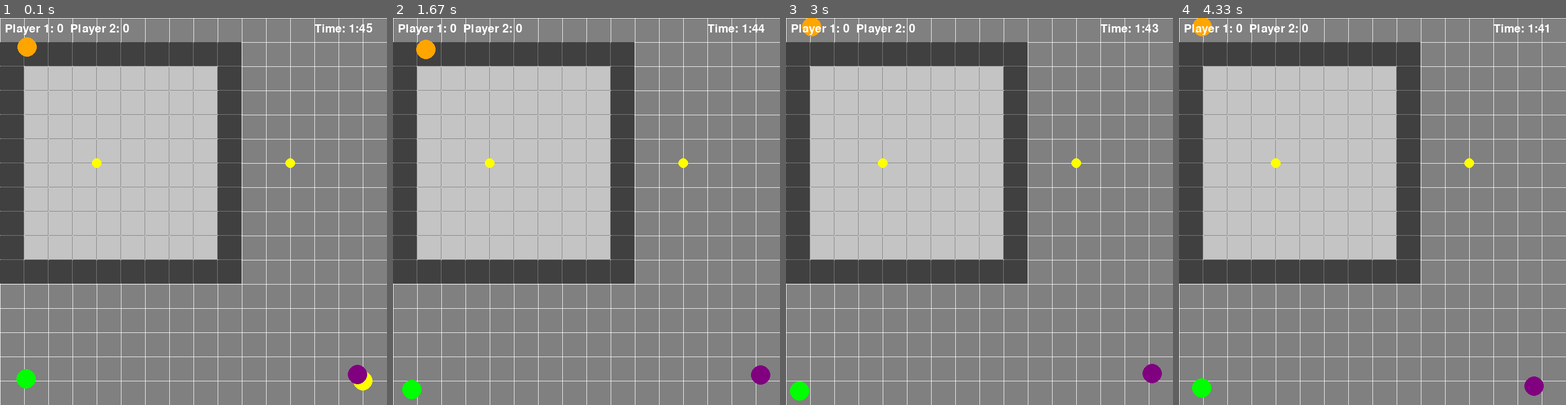
Above: before the commit, frames 1-4 (left to right).
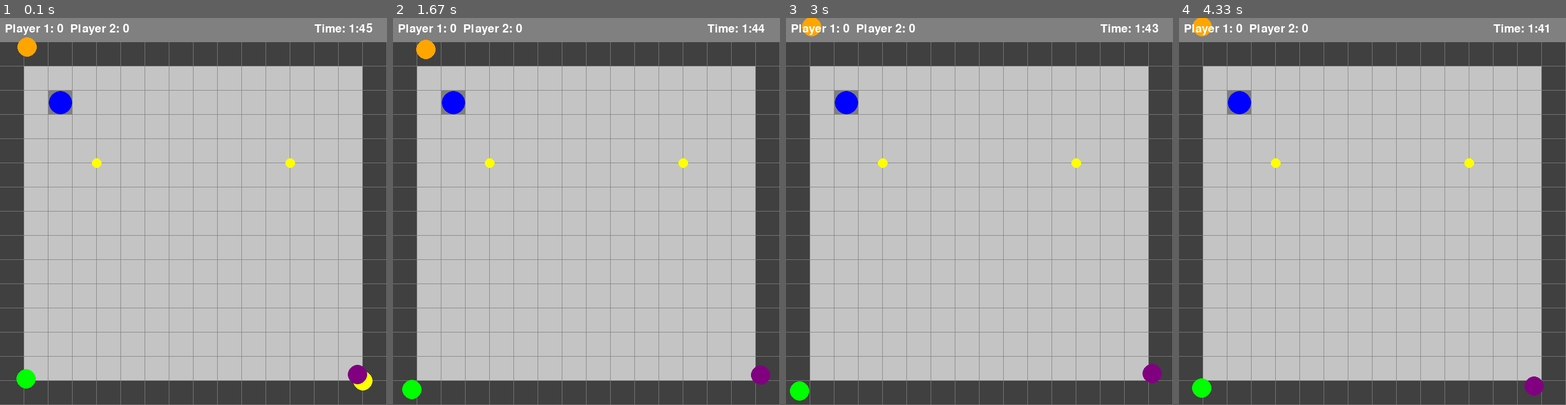
Above: after the commit, the same moments.

Repository: DocD-12/Blocks_n_Bots
Game: pygame game, started from main.py
Two runs of this game, one before a commit and one after it. Both use one fixed random seed, a clock stepped at 60 frames per second and the inputs below.
Inputs:
- Up to frame 1 (0.1 s): no input
- Up to frame 2 (1.67 s): hold Right 0.33-0.8 s; hold Up 0.83-1.13 s; hold Right 1.17-1.63 s
- Up to frame 3 (3 s): no input
- Up to frame 4 (4.33 s): no input

The runs differ from the first frame. In frame 1, 59% of the frame differs, in the area x 0-100%, y 0-100%; in frame 2, 59%; in frame 3, 59%; in frame 4, 59%.

Commit message:
Draw grid's Done.

Diff:
--- a/main.py
+++ b/main.py
@@ -37,13 +37,9 @@
 
     def print_grid(self):
         print(*self.sq, sep='\n')
-
+    def addplayer(self, x, y):
+        self.sq[x][y] = 2
     def draw_grid(self):
-        for x in range(0, screen_width, 50):
-            pygame.draw.line(win, white, (x, 0), (x, screen_height))
-        for y in range(0, screen_height, 50):
-            pygame.draw.line(win, white, (0, y), (screen_width, y))
-
         for i in range(self.height):
             for j in range(self.width):
                 if self.sq[i][j] == 0:
@@ -51,9 +47,9 @@
                 elif self.sq[i][j] == -1:
                     pygame.draw.rect(win, dgrey, (i * self.size, j * self.size + 50, self.size - 1, self.size - 1))
                 elif self.sq[i][j] == 1:
-                    pygame.draw.circle(win, red, (i * self.size, j * self.size + 50, self.size - 1))
+                    pygame.draw.circle(win, red, (i * self.size, j * self.size + 50), self.size - 1)
                 elif self.sq[i][j] == 2:
-                    pygame.draw.circle(win, blue, (i * self.size, j * self.size + 50, self.size - 1))
+                    pygame.draw.circle(win, blue, (i * self.size + self.size / 2, j * self.size + 50 + self.size / 2), self.size / 2 - 1)
 
 # Игрок
 class Player:
@@ -78,7 +74,8 @@
         pygame.draw.circle(win, self.color, (self.x, self.y), self.radius)
 
 # Создание СЕТКИ
-maingrid = Grid(10, 10, 50)
+maingrid = Grid(16, 15, 50)
+maingrid.addplayer(2, 2)
 
 # Создание игроков
 player1 = Player(50, 50, red)
